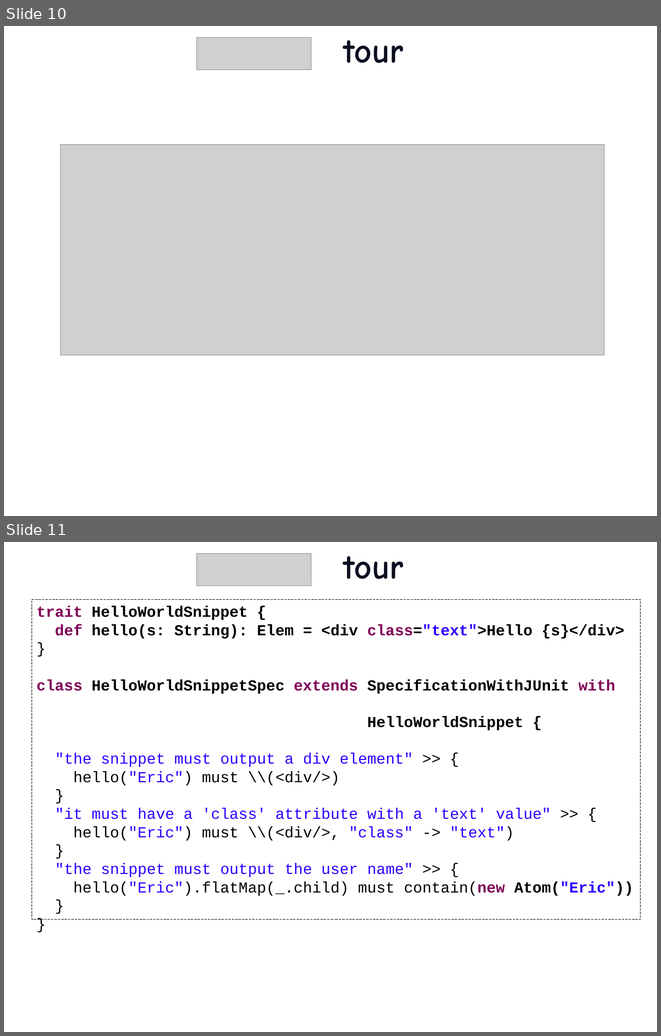
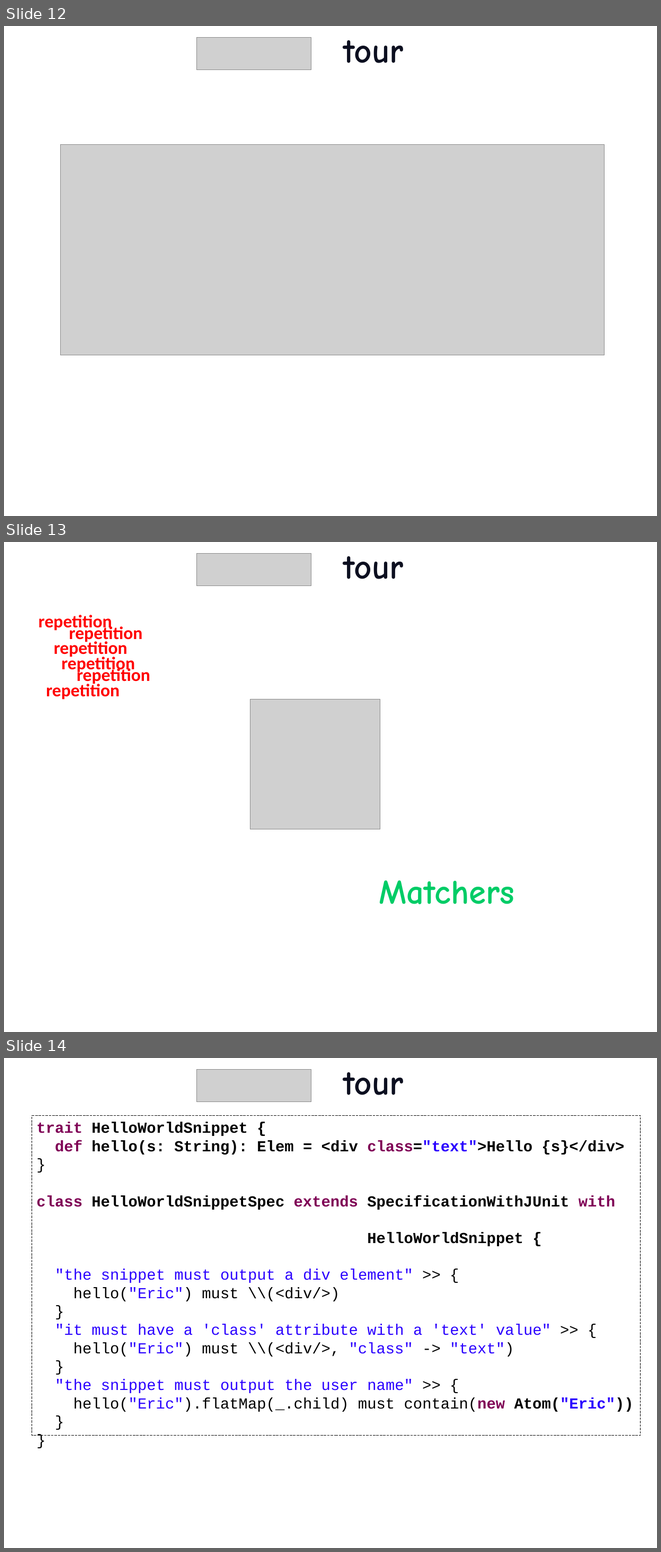
Before and after one commit to etorreborre/oscon-2010, a slide deck: src/main/resources/oscon_2010_specs.pptx. Shown one above the other, each under a label of ours: slides 10 and 11 before the commit, slides 12, 13 and 14 after it. The pictures are 661x1036 and 661x1552 pixels, drawn with LibreOffice and Linux fonts; fonts in the diff are those of the drawing; grey boxes stand for pictures; background and template pictures are left out. Boxes give left, top, right and bottom in pixels: in the first picture for what was removed or moved away, otherwise in the second. Text is boxed around its words. In the diff, an @@ line names an element or a change of style, - is before the commit and + after.

Commit message:
added more slides to introduce the specs tour slides

```diff
--- a/src/main/resources/oscon_2010_specs.pptx
+++ b/src/main/resources/oscon_2010_specs.pptx
@@ slide 13 added at (4,542,657,1032), background picture (left out) @@
@@ picture added at (196,554,311,585) @@
@@ title added at (344,556,404,579), 54 pt, text #0C0F20, bold @@
+tour
@@ text added at (38,615,112,632), 28 pt, text #FF0000, bold @@
+repetition
@@ text added at (69,624,143,643), 28 pt, text #FF0000, bold @@
+repetition
@@ text added at (54,640,127,659), 28 pt, text #FF0000, bold @@
+repetition
@@ text added at (61,655,135,674), 28 pt, text #FF0000, bold @@
+repetition
@@ text added at (77,666,150,685), 28 pt, text #FF0000, bold @@
+repetition
@@ text added at (46,681,120,699), 28 pt, text #FF0000, bold @@
+repetition
@@ picture added at (250,699,380,829) @@
@@ text added at (379,880,514,904), 54 pt, text #00CC66, bold @@
+Matchers
@@ what was slide 10 is now slide 12 @@
@@ what was slide 11 is now slide 14 @@
```
Also in this commit, not shown: 2 slides changed, 2 other slides added, 1 other file.
